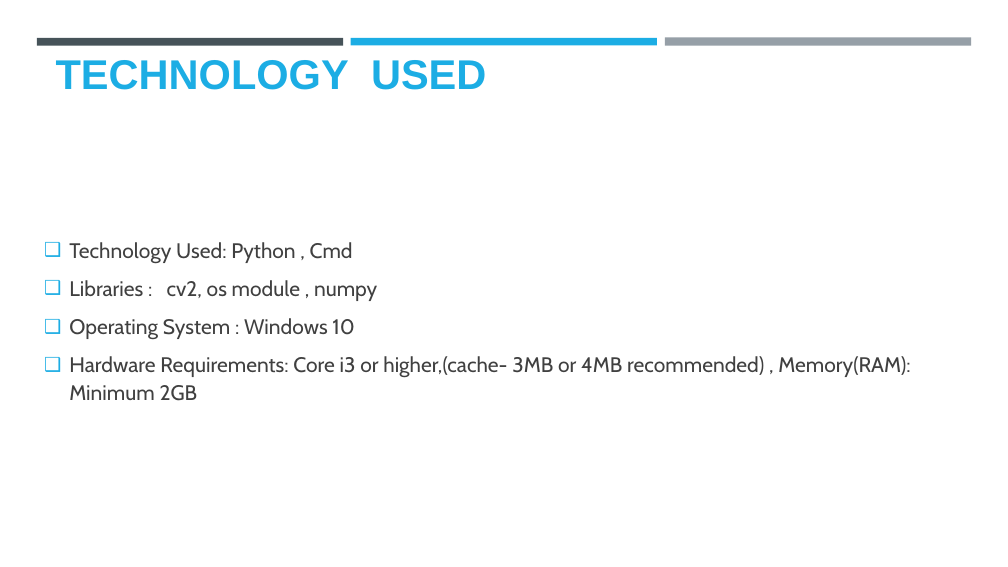
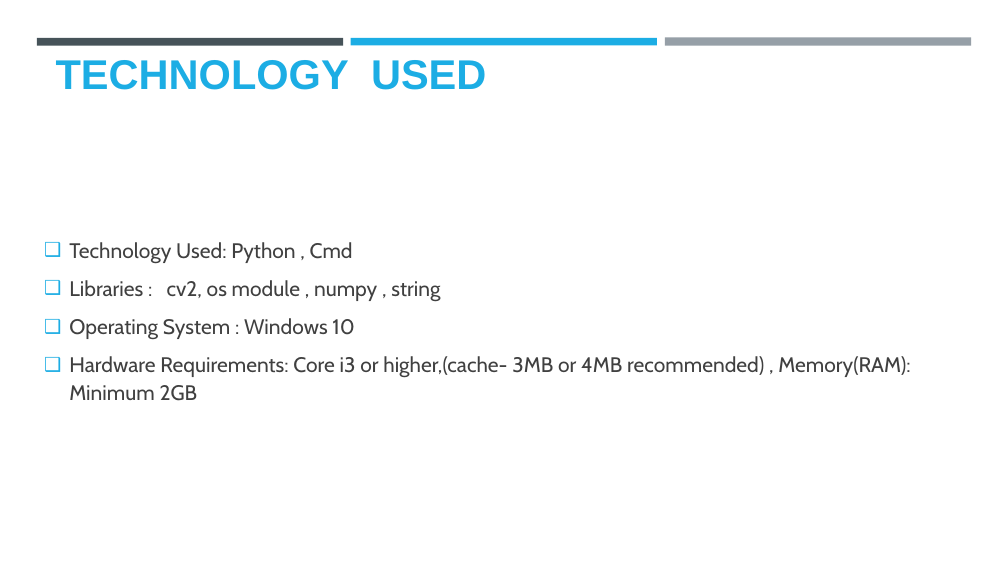
Before and after one commit to Jpoddar26/stegano_proj, a slide deck: slide 4 of AICTE PPT Template (1).pptx. Drawn at 1008x567 pixels with LibreOffice and Linux fonts; fonts in the diff are those of the drawing; background and template pictures are left out. Boxes give left, top, right and bottom in pixels: in the first picture for what was removed or moved away, otherwise in the second. Text is boxed around its words. In the diff, an @@ line names an element or a change of style, - is before the commit and + after.

```diff
--- a/AICTE PPT Template (1).pptx
+++ b/AICTE PPT Template (1).pptx
@@ text at box(69, 280, 440, 302): text changed @@
-❑ Libraries : cv2, os module , numpy
+❑ Libraries : cv2, os module , numpy , string
```
Also in this commit, not shown: 2 other slides changed.
